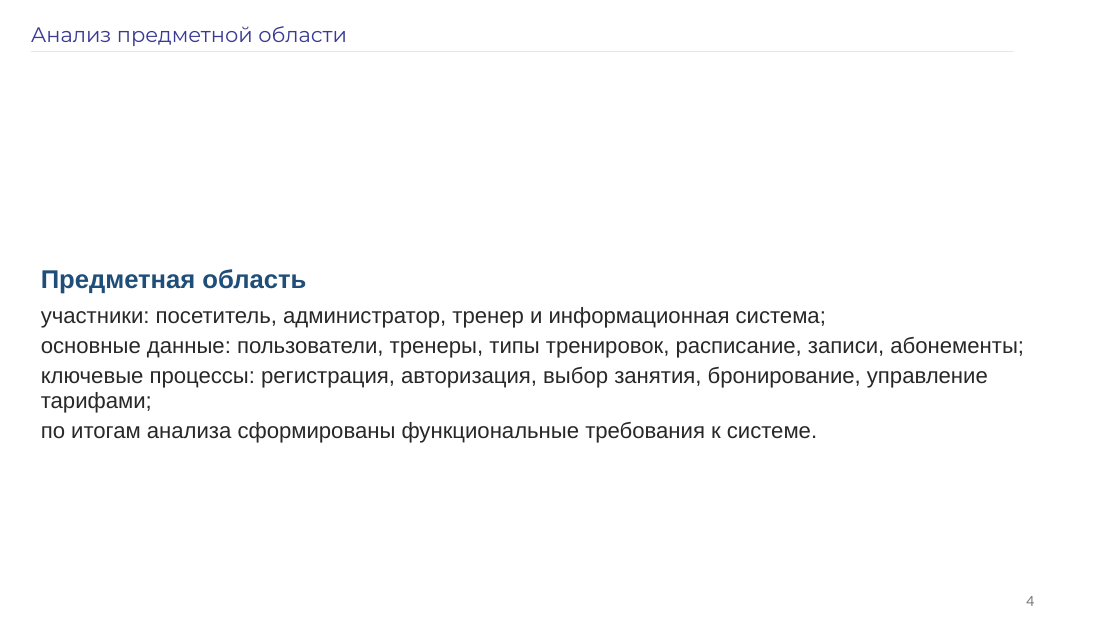
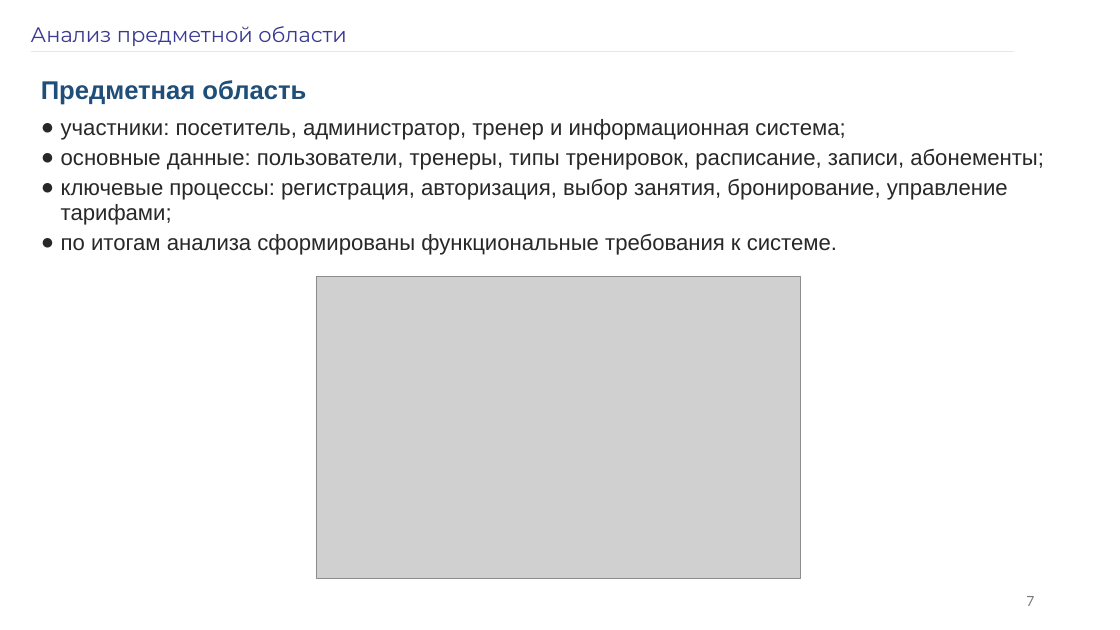
Before and after one commit to 9onin/fitness_gym_app, a slide deck: slide 7 of docs/Черников_Никита_презентация_ВКР_по_шаблону.pptx (slide 4 before the commit). Drawn at 1120x630 pixels with LibreOffice and Linux fonts; fonts in the diff are those of the drawing; grey boxes stand for pictures. Boxes give left, top, right and bottom in pixels: in the first picture for what was removed or moved away, otherwise in the second. Text is boxed around its words. In the diff, an @@ line names an element or a change of style, - is before the commit and + after.

```diff
--- a/docs/Черников_Никита_презентация_ВКР_по_шаблону.pptx
+++ b/docs/Черников_Никита_презентация_ВКР_по_шаблону.pptx
@@ text "Предметная область": place and size @@
-text "Предметная область" at (41,269,1024,443)
+text "Предметная область" at (41,80,1044,255)
@@ text at (61,119,1044,255): bullet none to ● @@
@@ picture added at (317,276,801,579) @@
@@ page number at (1026,596,1034,606): text changed @@
-4
+7
```
Also in this commit, not shown: 11 other slides changed, 1 slide added, 13 other files.
